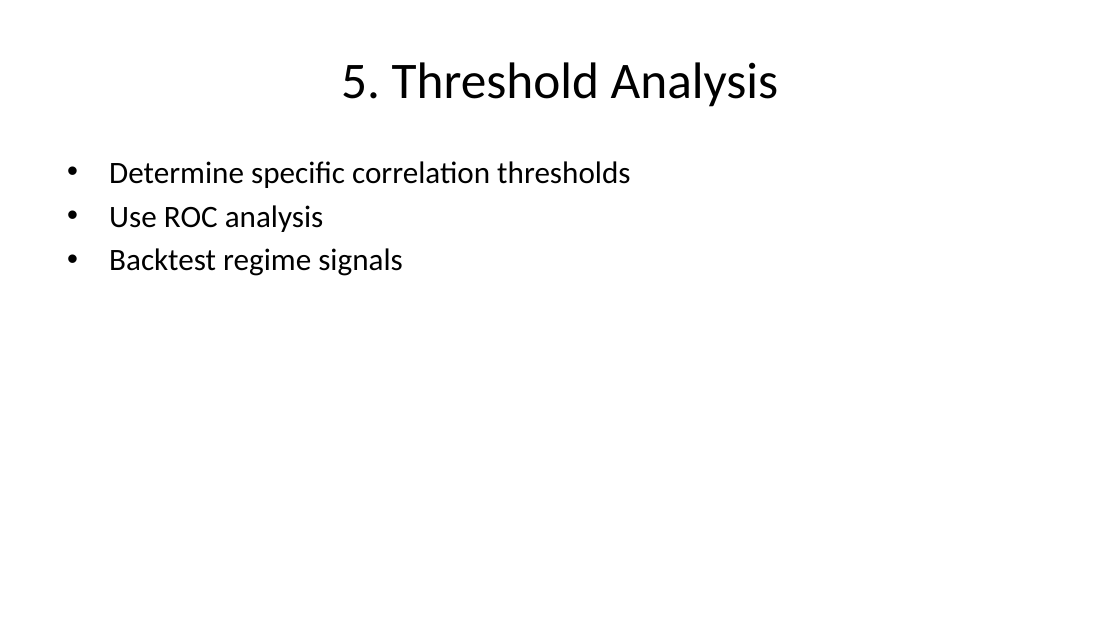
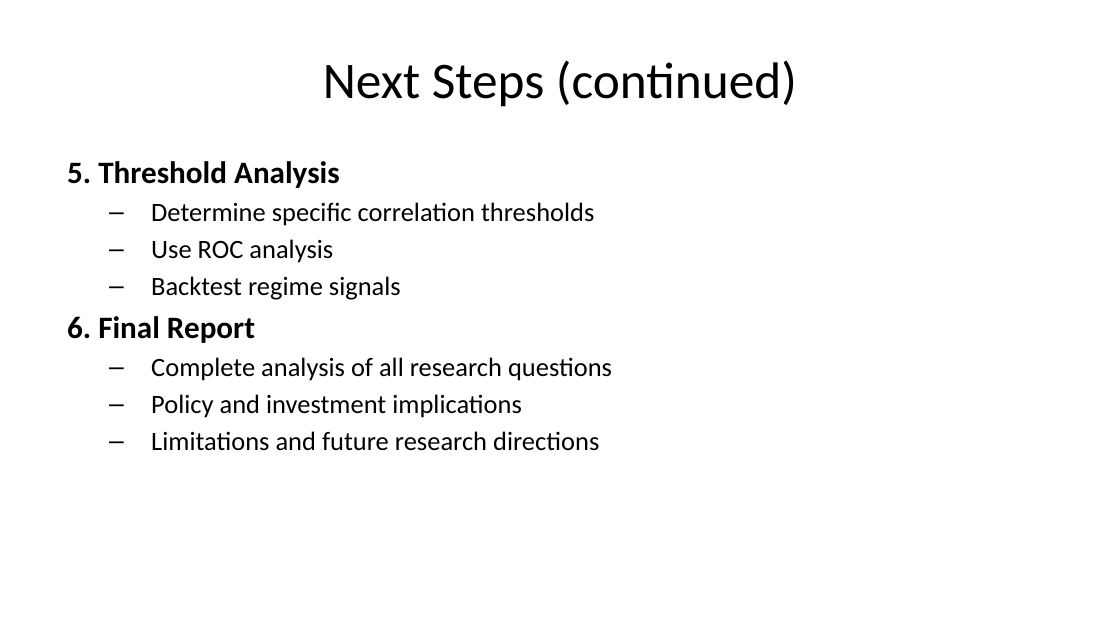
Before and after one commit to SakethKanchi/Cryptocurrency_Commodity_Correlation, a slide deck: slide 35 of presentation.pptx (slide 38 before the commit). Drawn at 1120x630 pixels with LibreOffice and Linux fonts; fonts in the diff are those of the drawing. Boxes give left, top, right and bottom in pixels: in the first picture for what was removed or moved away, otherwise in the second. Text is boxed around its words. In the diff, an @@ line names an element or a change of style, - is before the commit and + after.

```diff
--- a/presentation.pptx
+++ b/presentation.pptx
@@ title at (323,60,797,107): text changed @@
-5. Threshold Analysis
+Next Steps (continued)
@@ text at (67,161,340,188): paragraph added @@
+5. Threshold Analysis
@@ text at (151,202,594,300): size 20 to 17 pt in "Determine specific correlation thresholds", "Use ROC analysis", "Backtest regime signals"; bullet • to –; list level 1 to 2 in "Determine specific correlation thresholds"; list level 1 to 2 in "Use ROC analysis"; list level 1 to 2 in "Backtest regime signals" @@
@@ text at (67,316,612,451): paragraphs added @@
+6. Final Report
+  – Complete analysis of all research questions
+  – Policy and investment implications
+  – Limitations and future research directions
```
Also in this commit, not shown: 11 other slides changed, 1 slide added, 5 slides removed, 34 other files.
